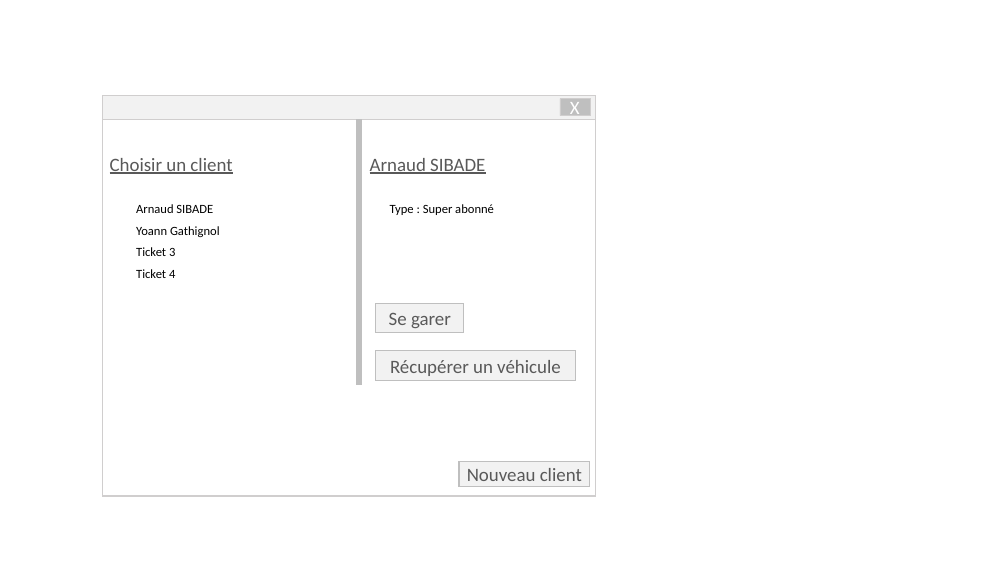
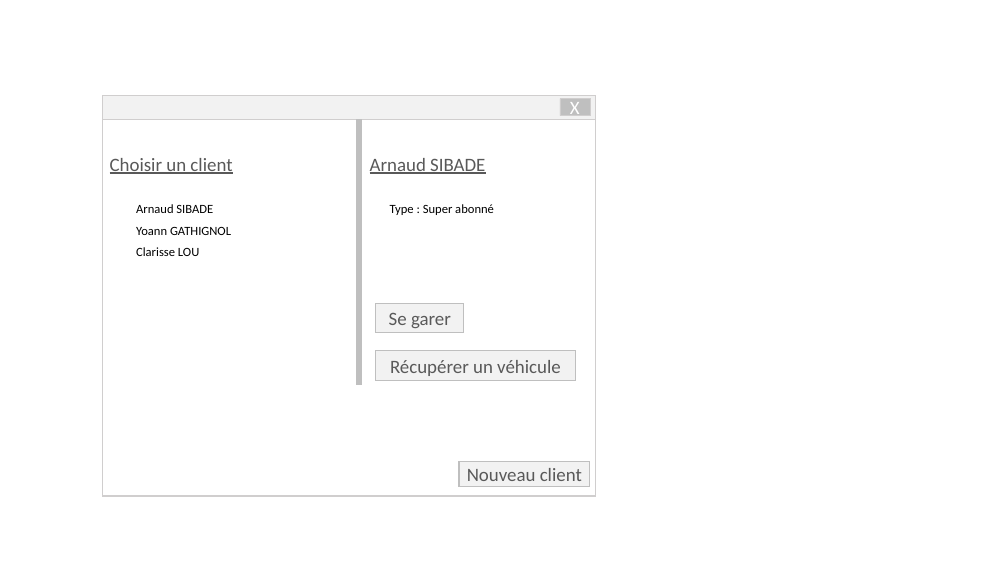
Before and after one commit to YoannGa/PTUT2018, a slide deck: slide 1 of Documentation/maquette.pptx. Drawn at 1008x567 pixels with LibreOffice and Linux fonts; fonts in the diff are those of the drawing. Boxes give left, top, right and bottom in pixels: in the first picture for what was removed or moved away, otherwise in the second. Text is boxed around its words. In the diff, an @@ line names an element or a change of style, - is before the commit and + after.

```diff
--- a/Documentation/maquette.pptx
+++ b/Documentation/maquette.pptx
@@ text at (x1=136, y1=227, x2=231, y2=256): text changed @@
-Yoann Gathignol
-Ticket 3
-Ticket 4
+Yoann GATHIGNOL
+Clarisse LOU
```
Also in this commit, not shown: 2 other slides changed.
